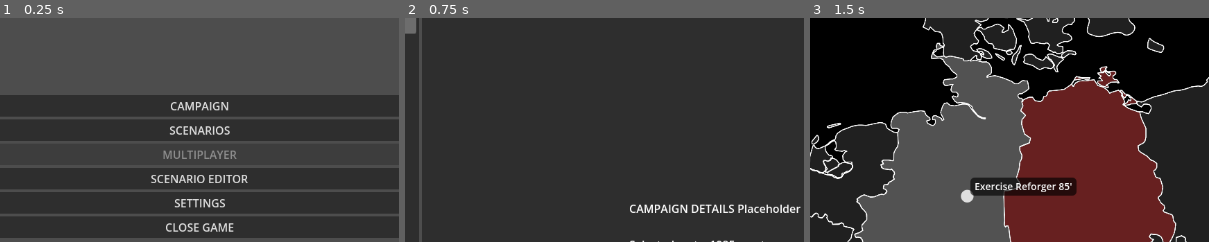
Above: before the commit, frames 1-3 (left to right).
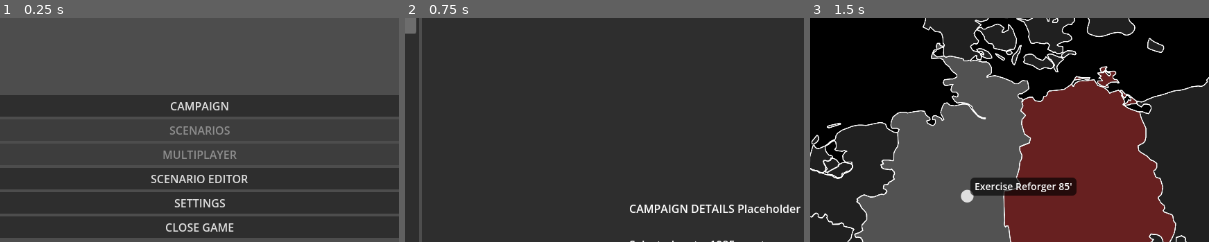
Above: after the commit, the same moments.

Repository: phaseLineStudios/Operational-Command
Game: Godot game, scene res://scenes/main_menu.tscn
Two runs of this game, one before a commit and one after it. Both use one fixed random seed, a clock stepped at 60 frames per second and the inputs below.
Inputs:
- Up to frame 1 (0.25 s): no input
- Up to frame 2 (0.75 s): click "CAMPAIGN" at 0.5 s
- Up to frame 3 (1.5 s): click "Create new save" at 1.25 s
The pictures show only the part of the screen within x 24-74%, y 1-51%; the shares and areas given below are measured in that part.

The runs differ from the first frame. In frame 1, 0.3% of the frame differs, in the area x 42-58%, y 48-53%; in frame 2, nothing differs; in frame 3, nothing differs.

Commit message:
fix: Disabled Scenario Editor
Temporarily disabled Scenario Editor

Diff:
--- a/src/scenes/main_menu.tscn
+++ b/src/scenes/main_menu.tscn
@@ -22,6 +22,7 @@
 
 [node name="ScenariosButton" type="Button" parent="MenuContainer"]
 layout_mode = 2
+disabled = true
 text = "SCENARIOS"
 
 [node name="MultiplayerButton" type="Button" parent="MenuContainer"]
--- a/src/scenes/scenario_editor.tscn
+++ b/src/scenes/scenario_editor.tscn
@@ -1,9 +1,6 @@
-[gd_scene load_steps=5 format=3 uid="uid://dnkv7sdobw3af"]
+[gd_scene load_steps=2 format=3 uid="uid://do0e8t8jcy6an"]
 
-[ext_resource type="Script" uid="uid://l0ofofbe60u0" path="res://scripts/editors/ScenarioEditor.gd" id="1_wqbsy"]
-[ext_resource type="Script" uid="uid://ogd520ux8io2" path="res://scripts/editors/ui/ToolOptionsPanel.gd" id="2_ysx1w"]
-[ext_resource type="Script" uid="uid://bgwbb3qqf7m3x" path="res://scripts/editors/MapCanvas.gd" id="3_gsqds"]
-[ext_resource type="Script" uid="uid://l3tr64u40qxc" path="res://scripts/editors/ui/NewMapDialog.gd" id="3_ysx1w"]
+[ext_resource type="Script" uid="uid://cilbctp6dmcm" path="res://scripts/editors/ScenarioEditor.gd" id="1_wqbsy"]
 
 [node name="ScenarioEditor" type="Control"]
 layout_mode = 3
@@ -48,7 +45,6 @@
 
 [node name="ToolOptions" type="VBoxContainer" parent="Root/Main/LeftDock/VBox"]
 layout_mode = 2
-script = ExtResource("2_ysx1w")
 metadata/_custom_type_script = "uid://ogd520ux8io2"
 
 [node name="MapViewport" type="SubViewportContainer" parent="Root/Main"]
@@ -63,10 +59,8 @@
 
 [node name="MapCanvas" type="Node2D" parent="Root/Main/MapViewport/SubViewport"]
 position = Vector2(0, 39)
-script = ExtResource("3_gsqds")
 
 [node name="Camera2D" type="Camera2D" parent="Root/Main/MapViewport/SubViewport/MapCanvas"]
 position = Vector2(501, 241)
 
 [node name="NewMapDialog" type="AcceptDialog" parent="."]
-script = ExtResource("3_ysx1w")
